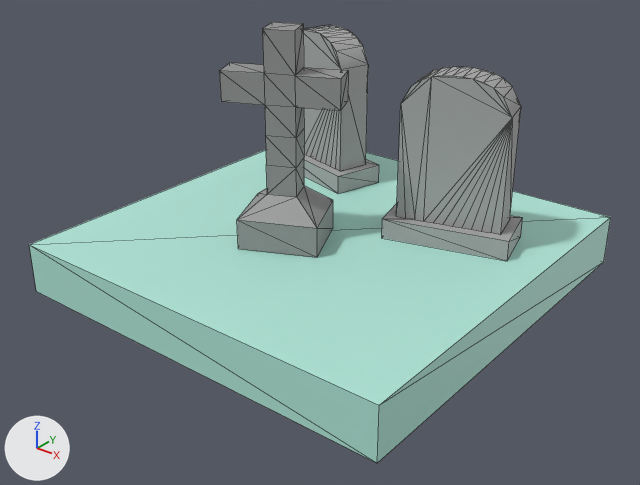
Before and after pictures for a commit that changed the glTF model public/experience/graveyard.glb.
Both versions are drawn from a 50 mm camera at (2.39, -3.07, 1.82) aimed at (0.07, -0.16, 0.02). Arrows for +X, +Y and +Z are at lower left; the lights stay in place. Mesh edges are drawn as thin lines. Where no turn or scale is listed for an object, it has been applied to the vertices. Vertices at the same position are counted once.

In view in the first picture: 'graveyard_grave_001', 'graveyard_grave_002', 'graveyard_grave_003', 'graveyard_ground'.
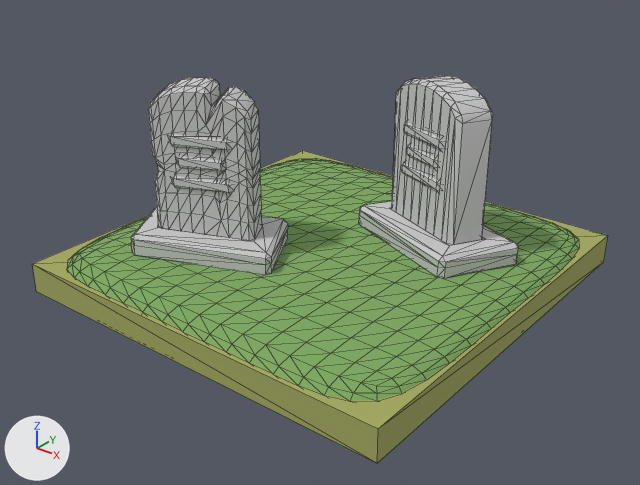
The newer file is also turned or shifted as a whole; pictures and numbers use the older file's frame.

Boxes (x1, y1, x2, y2) around the edits, measured in the pictures (640 x 485 px):
'graveyard_ground', recoloured, surface changed, mesh rescaled (green to yellow): before (29, 150, 611, 463); after (32, 150, 608, 463)
'ground', added (green): after (68, 159, 578, 400)
'graveyard_grave_001', deleted: before (382, 66, 523, 261)
'grave_002', added: after (131, 77, 288, 275)
'grave_001', added: after (359, 76, 518, 278)
'graveyard_grave_003', deleted: before (219, 22, 348, 257)
'graveyard_grave_002', deleted: before (303, 25, 379, 194)

Patch to the scene script:
```diff
--- a/public/experience/graveyard.glb.py
+++ b/public/experience/graveyard.glb.py
@@ mat_ground @@
 mat_ground = principled_material('ground')
-mat_ground.base_color = (0.44, 0.8, 0.692)  # green #b1e7d9
+mat_ground.base_color = (0.21, 0.4, 0.12)  # green #7eaa61
+mat_ground.roughness = 1.0
@@ mat_earth @@
+mat_earth = principled_material('earth')
+mat_earth.base_color = (0.378, 0.4, 0.12)  # yellow #a5aa61
+mat_earth.roughness = 1.0
@@ mat_grave @@
+mat_grave = principled_material('grave')
+mat_grave.base_color = (0.6, 0.6, 0.6)  # light grey #cbcbcb
+mat_grave.roughness = 1.0
@@ me_ground_graveyard @@
 me_ground_graveyard.from_pydata(...)  # 8 vertices, 12 faces; spans x -1.0..1.0, y -1.0..1.0, z -0.25..0.0
 # used by ob_graveyard_ground; location = (0.0, 0.0, 0.0)
-me_ground_graveyard.materials.append(mat_ground)  # green #b1e7d9
+# me_ground_graveyard part 1: the whole mesh is scaled about its middle by (1, 1, 0.6), then moved by (0.0, 0.0, -0.05)
+me_ground_graveyard.materials.append(mat_earth)  # yellow #a5aa61
@@ me_ground @@
+me_ground.from_pydata(...)  # 669 vertices, 1280 faces; spans x -0.99..0.99, y -0.99..0.99, z -0.2..0.0
+me_ground.materials.append(mat_ground)  # green #7eaa61
@@ me_grave_002 @@
+me_grave_002.from_pydata(...)  # 328 vertices, 604 faces; spans x -0.823..0.013, y -0.701..-0.102, z 0.0..0.8
+me_grave_002.materials.append(mat_grave)  # light grey #cbcbcb
@@ me_grave_001 @@
+me_grave_001.from_pydata(...)  # 158 vertices, 264 faces; spans x -0.007..0.828, y -0.001..0.598, z 0.0..0.8
+me_grave_001.materials.append(mat_grave)  # light grey #cbcbcb
@@ ob_graveyard_grave_001 @@
-ob_graveyard_grave_001 = bpy.data.objects.new('graveyard_grave_001', me_graveyard_grave_001)
-ob_graveyard_grave_001.location = (0.5, 0.3, 0.0)
@@ ob_graveyard_grave_002 @@
-ob_graveyard_grave_002 = bpy.data.objects.new('graveyard_grave_002', me_graveyard_grave_002)
-ob_graveyard_grave_002.location = (-0.5, 0.6, 0.0)
@@ ob_graveyard_grave_003 @@
-ob_graveyard_grave_003 = bpy.data.objects.new('graveyard_grave_003', me_cube_001)
-ob_graveyard_grave_003.location = (-0.1, -0.2, 0.0)
@@ ob_ground @@
+ob_ground = bpy.data.objects.new('ground', me_ground)
+ob_ground.location = (0.0, 0.0, -0.05)
@@ ob_grave_002 @@
+ob_grave_002 = bpy.data.objects.new('grave_002', me_grave_002)
+ob_grave_002.location = (0.0, 0.0, -0.05)
@@ ob_grave_001 @@
+ob_grave_001 = bpy.data.objects.new('grave_001', me_grave_001)
+ob_grave_001.location = (0.0, 0.0, -0.05)
```
